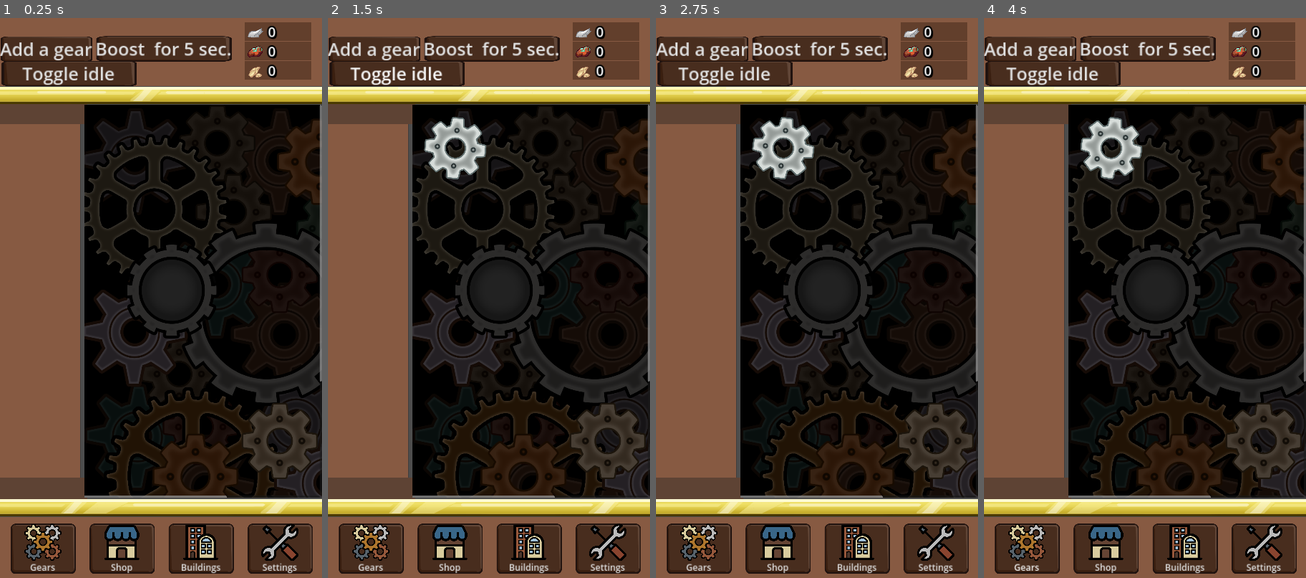
Above: before the commit, frames 1-4 (left to right).
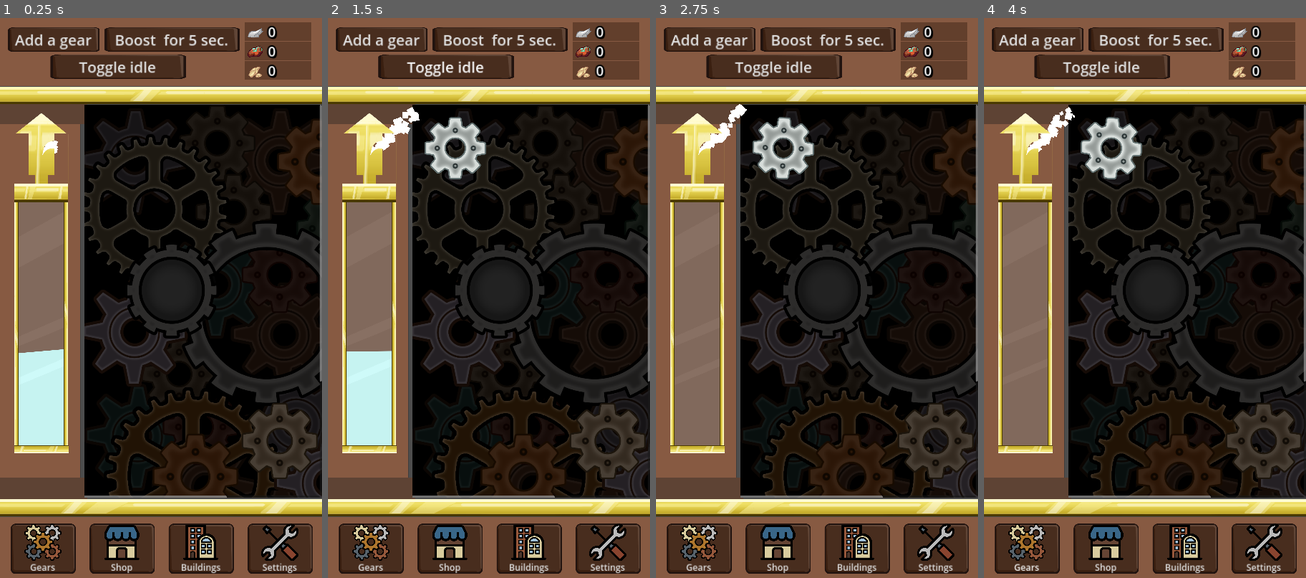
Above: after the commit, the same moments.

Repository: IIS-Mobile/PGiAnUP_zima_2024_stacjonarne_Catblast_Studio
Game: Godot game, scene res://scenes/main.tscn
Two runs of this game, one before a commit and one after it. Both use one fixed random seed, a clock stepped at 60 frames per second and the inputs below.
Inputs (mouse positions are in pixels of both pictures, inside the frame that each line leads up to):
- Up to frame 1 (0.25 s): no input
- Up to frame 2 (1.5 s): click "Add a gear" at 0.5 s; click "Toggle idle" at 1.25 s
- Up to frame 3 (2.75 s): click (936, 382) at 2 s
- Up to frame 4 (4 s): click "Boost for 5 sec." at 2.75 s; click "Gears" at 3.5 s

The runs differ from the first frame. In frame 1, 14% of the frame differs, in the area x 0-75%, y 1-78%; in frame 2, 15%; in frame 3, 15%; in frame 4, 15%.

Commit message:
Large changes and fixes. Steam chamber and whistle added, still needs tweaks

Diff:
--- a/global.gd
+++ b/global.gd
@@ -1,15 +1,19 @@
 extends Node
 
 signal rotation_completed(index:int)
+signal tap_performed()
+signal release_steam()
 
-const MAX_GEARS = 16
+const MAX_GEARS = 80
 const GEARS_PER_ROW = 4
 const TIERS_AMOUNT = GEARS_PER_ROW*2
 const SLOWDOWN_FACTOR = 0.005
 const ROTATION_ANGLE = 30
 const IDLE_SPEED = 0.1
+const STEAM_LIMIT = 400
 
-var idle = true
+var taps_count = 0
+var idle = false
 var speed := 0.0
 var buffer := 0.0
 var count := 0
--- a/scenes/gear.gd
+++ b/scenes/gear.gd
@@ -55,3 +55,7 @@
 
 	gear_texture_node.texture = load(gearpic_path)
 	res_texture_node.texture = load(respic_path)
+
+
+func _on_resource_popup_visibility_changed() -> void:
+	pass # Replace with function body.
--- a/scenes/gear.tscn
+++ b/scenes/gear.tscn
@@ -12,3 +12,5 @@
 
 [node name="ResourcePopup" parent="." instance=ExtResource("3_m4of8")]
 scale = Vector2(2, 2)
+
+[connection signal="visibility_changed" from="ResourcePopup" to="." method="_on_resource_popup_visibility_changed"]
--- a/scenes/gear_container.gd
+++ b/scenes/gear_container.gd
@@ -24,6 +24,11 @@
 	gear.position = Vector2(percent_to_pixels(18.5) + x_pos * percent_to_pixels(21), y_pos)
 	gear.z_index = Global.count % 2
 	add_child(gear)
+	update_gear_container_size()
+
+func update_gear_container_size() -> void:
+	var current_row_amount = 1 + Global.count / Global.GEARS_PER_ROW
+	custom_minimum_size.y = current_row_amount * percent_to_pixels(28.5);
 
 #TODO: move somewhere else?
 func _on_rotation_completed(index: int) -> void:
@@ -33,3 +38,4 @@
 func _on_pressed() -> void:
 	if Global.count:
 		Global.buffer = min(Global.buffer + 0.1, 1.0)
+		Global.tap_performed.emit()
--- a/scenes/gears_view.tscn
+++ b/scenes/gears_view.tscn
@@ -1,8 +1,19 @@
-[gd_scene load_steps=2 format=3 uid="uid://i7xj23bnw0yn"]
+[gd_scene load_steps=3 format=3 uid="uid://i7xj23bnw0yn"]
 
 [ext_resource type="PackedScene" uid="uid://cyjejqvy7vq4q" path="res://scenes/gear_container.tscn" id="1_ct8w3"]
+[ext_resource type="PackedScene" uid="uid://loqrm2srjm8e" path="res://scenes/steam_chamber.tscn" id="1_dfyvd"]
 
 [node name="GearsView" type="HSplitContainer"]
+anchors_preset = 7
+anchor_left = 0.5
+anchor_top = 1.0
+anchor_right = 0.5
+anchor_bottom = 1.0
+offset_left = -145.0
+offset_top = -8.0
+offset_right = 145.0
+grow_horizontal = 2
+grow_vertical = 0
 size_flags_vertical = 3
 
 [node name="Panel" type="Panel" parent="."]
@@ -17,6 +28,13 @@
 grow_horizontal = 2
 grow_vertical = 2
 color = Color(0.529412, 0.352941, 0.258824, 1)
+
+[node name="SteamChamber" parent="Panel/ColorRect" instance=ExtResource("1_dfyvd")]
+layout_mode = 1
+anchors_preset = 5
+anchor_top = 0.0
+anchor_bottom = 0.0
+grow_vertical = 1
 
 [node name="BottomEmblem" type="ColorRect" parent="Panel"]
 layout_mode = 1
--- a/scenes/main.gd
+++ b/scenes/main.gd
@@ -1,6 +1,19 @@
 extends Node2D
 
-@onready var counter = [get_node("UI/VBoxContainer/ColorRect/Resource1/Label_resource2"),get_node("UI/VBoxContainer/ColorRect/Resource2/Label_resource2"),get_node("UI/VBoxContainer/ColorRect/Resource3/Label_resource1")]
+@onready var counter = [
+	get_node("UI/VBoxContainer/ColorRect/Resource1/Label_resource2"),
+	get_node("UI/VBoxContainer/ColorRect/Resource2/Label_resource2"),
+	get_node("UI/VBoxContainer/ColorRect/Resource3/Label_resource1"),
+	get_node("UI/VBoxContainer/ColorRect/Resource3/Label_resource1"),
+	get_node("UI/VBoxContainer/ColorRect/Resource3/Label_resource1"),
+	get_node("UI/VBoxContainer/ColorRect/Resource3/Label_resource1"),
+	get_node("UI/VBoxContainer/ColorRect/Resource3/Label_resource1"),
+	get_node("UI/VBoxContainer/ColorRect/Resource3/Label_resource1"),
+	get_node("UI/VBoxContainer/ColorRect/Resource3/Label_resource1"),
+	get_node("UI/VBoxContainer/ColorRect/Resource3/Label_resource1"),
+	get_node("UI/VBoxContainer/ColorRect/Resource3/Label_resource1"),
+	get_node("UI/VBoxContainer/ColorRect/Resource3/Label_resource1"),
+	]
 
 func _ready() -> void:
 	Global.connect("rotation_completed", _on_gear_container_rotation_completed)
@@ -10,8 +23,8 @@
 
 func _on_gear_container_rotation_completed(index: int) -> void:
 	#TODO: placeholder
-	if index / 4 != 3:
-		var counter = counter[index / 4]
+	if index / Global.TIERS_AMOUNT != 3:
+		var counter = counter[index / Global.TIERS_AMOUNT]
 		counter.text = str(int(counter.text) + 1)
 
 
@@ -20,4 +33,9 @@
 
 
 func _on_idle_button_pressed() -> void:
-	Global.idle = not Global.idle
+	if Global.taps_count >= Global.STEAM_LIMIT:
+		Global.idle = not Global.idle
+		#Global.taps_count = 0
+		Global.release_steam.emit()
+	else:
+		print("NIEEEE NIE MOZESZ JESZCZE IDLOWAC MUSISZ NAPOMPOWAC PARY DO KOMORY")
--- a/scenes/main.tscn
+++ b/scenes/main.tscn
@@ -40,12 +40,13 @@
 anchors_preset = 4
 anchor_top = 0.5
 anchor_bottom = 0.5
-offset_top = -41.5
-offset_right = 309.0
-offset_bottom = 41.5
-grow_vertical = 2
-theme = ExtResource("3_0qc7x")
-theme_override_font_sizes/font_size = 60
+offset_left = 25.0
+offset_top = -72.925
+offset_right = 334.0
+offset_bottom = 10.075
+grow_vertical = 2
+theme = ExtResource("3_0qc7x")
+theme_override_font_sizes/font_size = 50
 text = "Add a gear"
 
 [node name="BoostButton" type="Button" parent="UI/VBoxContainer/ColorRect"]
@@ -53,13 +54,13 @@
 anchors_preset = 4
 anchor_top = 0.5
 anchor_bottom = 0.5
-offset_left = 320.0
-offset_top = -41.925
-offset_right = 777.0
-offset_bottom = 41.075
-grow_vertical = 2
-theme = ExtResource("3_0qc7x")
-theme_override_font_sizes/font_size = 60
+offset_left = 347.0
+offset_top = -72.925
+offset_right = 804.0
+offset_bottom = 10.075
+grow_vertical = 2
+theme = ExtResource("3_0qc7x")
+theme_override_font_sizes/font_size = 50
 text = "Boost  for 5 sec."
 
 [node name="IdleButton" type="Button" parent="UI/VBoxContainer/ColorRect"]
@@ -67,13 +68,13 @@
 anchors_preset = 4
 anchor_top = 0.5
 anchor_bottom = 0.5
-offset_left = 2.0
-offset_top = 41.075
-offset_right = 459.0
-offset_bottom = 124.075
-grow_vertical = 2
-theme = ExtResource("3_0qc7x")
-theme_override_font_sizes/font_size = 60
+offset_left = 166.0
+offset_top = 18.075
+offset_right = 623.0
+offset_bottom = 101.075
+grow_vertical = 2
+theme = ExtResource("3_0qc7x")
+theme_override_font_sizes/font_size = 50
 text = "Toggle idle"
 
 [node name="Resource1" type="ColorRect" parent="UI/VBoxContainer/ColorRect"]
--- /dev/null
+++ b/scenes/steam_chamber.gd
@@ -0,0 +1,32 @@
+extends Control
+
+var iterator = 0.01
+var index
+
+func _ready() -> void:
+	Global.connect("tap_performed", increment_taps)
+	Global.connect("release_steam", release_steam)
+	$Panel/Container/ProgressBar.max_value = Global.STEAM_LIMIT
+	index = 0
+
+func _process(delta: float) -> void:
+	waving_steam(index)
+	if(index <= -0.1 or index >= 0.1):
+		iterator = -iterator
+	index += iterator
+
+func increment_taps():
+	if Global.taps_count < Global.STEAM_LIMIT:
+		Global.taps_count += 1
+		$Panel/Container/ProgressBar.value = Global.taps_count
+
+func waving_steam(index):
+	$Panel/Container/ProgressBar.get_theme_stylebox("fill").skew.y = pow(index, 2.0) + index - pow(index, 3.0)
+
+
+func release_steam():
+	for i in range (Global.STEAM_LIMIT, 0, -1):
+		if i%2:
+			await get_tree().create_timer(0.0001).timeout
+		Global.taps_count = i
+		$Panel/Container/ProgressBar.value = Global.taps_count
--- /dev/null
+++ b/scenes/steam_chamber.tscn
@@ -0,0 +1,114 @@
+[gd_scene load_steps=9 format=3 uid="uid://loqrm2srjm8e"]
+
+[ext_resource type="Script" path="res://scenes/steam_chamber.gd" id="1_xqrmc"]
+[ext_resource type="Texture2D" uid="uid://bfaue2yv7d3op" path="res://assets/art/ui/whistle.png" id="2_tdpj8"]
+[ext_resource type="Texture2D" uid="uid://cnsteap44dgdy" path="res://assets/art/ui/golden_bar2.png" id="3_0f71r"]
+[ext_resource type="Texture2D" uid="uid://byckpqhprfxh1" path="res://assets/art/ui/glasspane.png" id="3_l1cx2"]
+[ext_resource type="Texture2D" uid="uid://hpqsico8imbj" path="res://assets/art/ui/golden_bar1.png" id="4_fd6e0"]
+
+[sub_resource type="StyleBoxFlat" id="StyleBoxFlat_fmpix"]
+bg_color = Color(0.749412, 0.971792, 0.965841, 1)
+border_color = Color(0.482655, 0.865689, 0.95582, 1)
+border_blend = true
+
+[sub_resource type="Theme" id="Theme_yvr33"]
+ProgressBar/styles/fill = SubResource("StyleBoxFlat_fmpix")
+
+[sub_resource type="Curve" id="Curve_wfnoe"]
+min_value = -360.0
+max_value = 360.0
+_data = [Vector2(0, -360), 0.0, 0.0, 0, 0, Vector2(1, 360), 0.0, 0.0, 0, 0]
+point_count = 2
+
+[node name="SteamChamber" type="PanelContainer"]
+z_index = 10
+anchors_preset = 8
+anchor_left = 0.5
+anchor_top = 0.5
+anchor_right = 0.5
+anchor_bottom = 0.5
+grow_horizontal = 2
+grow_vertical = 2
+scale = Vector2(0.76289, 0.76289)
+script = ExtResource("1_xqrmc")
+
+[node name="Panel" type="Panel" parent="."]
+layout_mode = 2
+
+[node name="Container" type="Control" parent="Panel"]
+layout_mode = 1
+anchors_preset = 4
+anchor_top = 0.5
+anchor_bottom = 0.5
+offset_top = -20.0
+offset_right = 40.0
+offset_bottom = 20.0
+grow_vertical = 2
+
+[node name="ProgressBar" type="ProgressBar" parent="Panel/Container"]
+layout_mode = 2
+anchor_left = 0.5
+anchor_top = 0.5
+anchor_right = 0.5
+anchor_bottom = 0.5
+offset_left = -135.5
+offset_top = 376.5
+offset_right = 95.5
+offset_bottom = 1503.5
+grow_horizontal = 2
+grow_vertical = 2
+size_flags_horizontal = 4
+theme = SubResource("Theme_yvr33")
+max_value = 400.0
+step = 1.0
+value = 150.0
+fill_mode = 3
+show_percentage = false
+
+[node name="Whistle" type="Sprite2D" parent="Panel/Container/ProgressBar"]
+position = Vector2(119.115, -161.375)
+scale = Vector2(0.807667, 0.722222)
+texture = ExtResource("2_tdpj8")
+
+[node name="CPUParticles2D" type="CPUParticles2D" parent="Panel/Container/ProgressBar/Whistle"]
+show_behind_parent = true
+position = Vector2(6.88487, 7.04804)
+amount = 64
+lifetime = 0.5
+gravity = Vector2(980, -1200)
+initial_velocity_max = 148.35
+angular_velocity_min = -1.2
+angular_velocity_max = 269.01
+angular_velocity_curve = SubResource("Curve_wfnoe")
+radial_accel_max = 57.14
+scale_amount_min = 6.5
+scale_amount_max = 28.47
+
+[node name="Glasspane" type="Sprite2D" parent="Panel/Container/ProgressBar"]
+self_modulate = Color(1, 1, 1, 0.223529)
+position = Vector2(121.34, 585.625)
+scale = Vector2(1.02336, 1.25463)
+texture = ExtResource("3_l1cx2")
+
+[node name="GoldenBar2" type="Sprite2D" parent="Panel/Container/ProgressBar"]
+position = Vector2(10.0426, 588.625)
+rotation = -1.57079
+scale = Vector2(0.561863, 0.116039)
+texture = ExtResource("3_0f71r")
+
+[node name="GoldenBar4" type="Sprite2D" parent="Panel/Container/ProgressBar"]
+position = Vector2(228.34, 587.625)
+rotation = 1.57081
+scale = Vector2(0.561863, 0.112532)
+texture = ExtResource("3_0f71r")
+
+[node name="GoldenBar3" type="Sprite2D" parent="Panel/Container/ProgressBar"]
+position = Vector2(119.278, 1133.63)
+rotation = -3.14159
+scale = Vector2(0.124508, 0.203911)
+texture = ExtResource("4_fd6e0")
+
+[node name="GoldenBar1" type="Sprite2D" parent="Panel/Container/ProgressBar"]
+position = Vector2(118.951, 8.37501)
+scale = Vector2(0.124428, 0.456704)
+texture = ExtResource("4_fd6e0")
Renamed: assets/art/gears/10_elecrum/electrumgear_T1.png -> assets/art/gears/10_electrum/electrumgear_T1.png
Not shown, changed: assets/art/gears/10_electrum/electrumgear_T1.png.import
Renamed: assets/art/gears/10_elecrum/electrumgear_T2.png -> assets/art/gears/10_electrum/electrumgear_T2.png
Not shown, changed: assets/art/gears/10_electrum/electrumgear_T2.png.import
Renamed: assets/art/gears/10_elecrum/electrumgear_T3.png -> assets/art/gears/10_electrum/electrumgear_T3.png
Not shown, changed: assets/art/gears/10_electrum/electrumgear_T3.png.import
Renamed: assets/art/gears/10_elecrum/electrumgear_T4.png -> assets/art/gears/10_electrum/electrumgear_T4.png
Not shown, changed: assets/art/gears/10_electrum/electrumgear_T4.png.import
Renamed: assets/art/gears/10_elecrum/electrumgear_T5.png -> assets/art/gears/10_electrum/electrumgear_T5.png
Not shown, changed: assets/art/gears/10_electrum/electrumgear_T5.png.import
Renamed: assets/art/gears/10_elecrum/electrumgear_T6.png -> assets/art/gears/10_electrum/electrumgear_T6.png
Not shown, added: assets/art/gears/10_electrum/electrumgear_T6.png.import
(and 25 more such lines)
